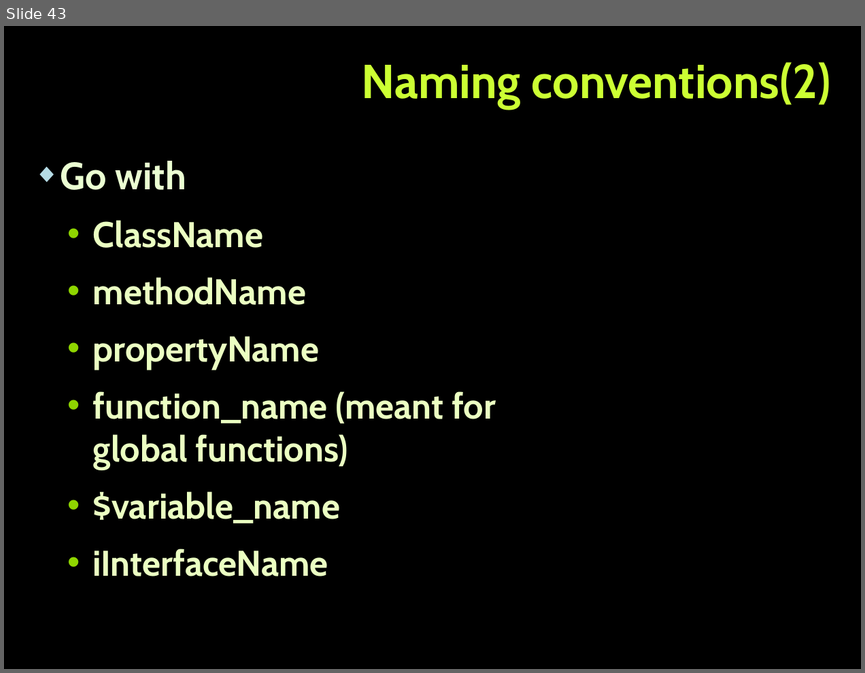
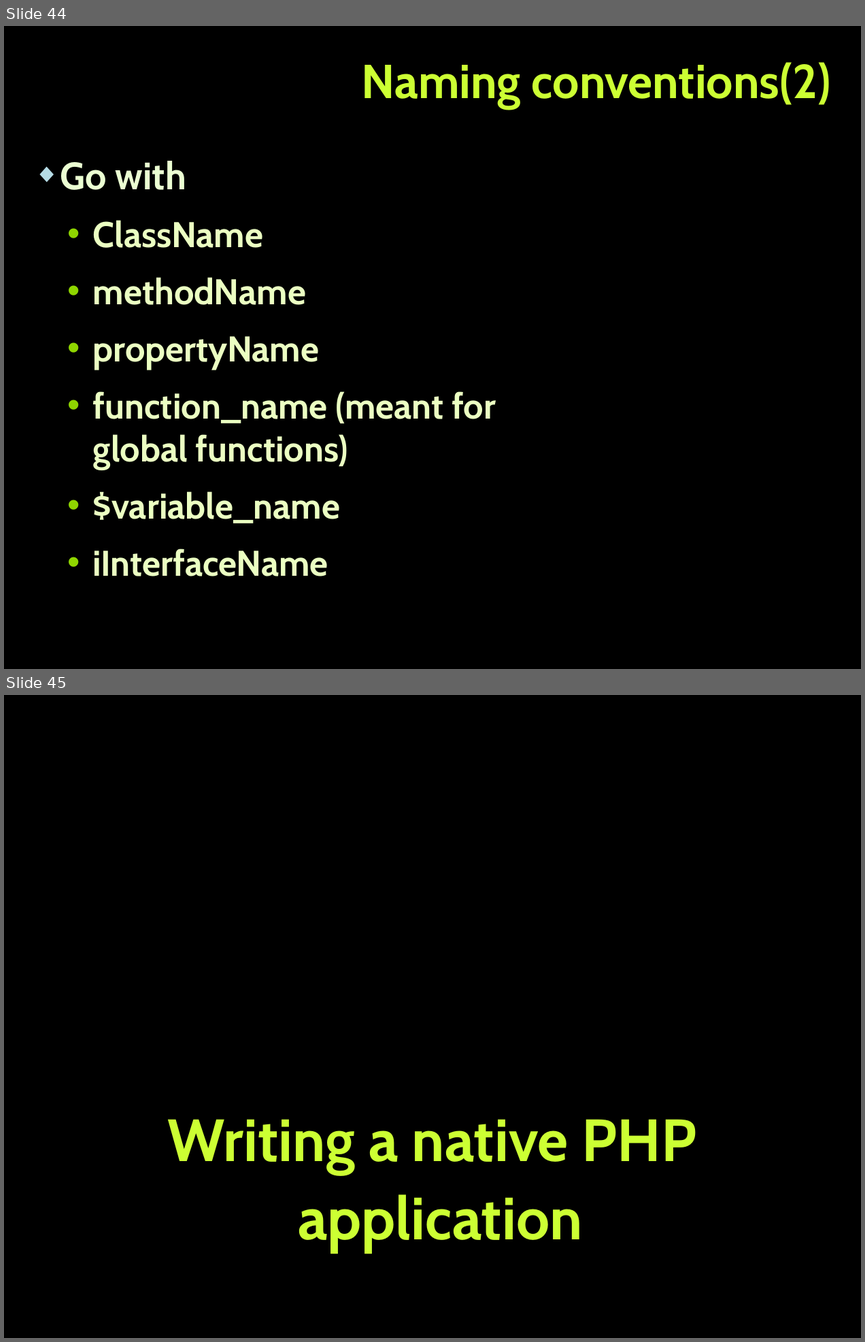
Before and after one commit to tanzhur/PHP_MVC-seminar, a slide deck: PHP_MVC.pptx. Shown one above the other, each under a label of ours: slide 43 before the commit, slides 44 and 45 after it. The pictures are 865x673 and 865x1342 pixels, drawn with LibreOffice and Linux fonts; fonts in the diff are those of the drawing; background and template pictures are left out. Boxes give left, top, right and bottom in pixels: in the first picture for what was removed or moved away, otherwise in the second. Text is boxed around its words. In the diff, an @@ line names an element or a change of style, - is before the commit and + after.

Commit message:
Native part of lecture finished
The native part of the presentation is done!

```diff
--- a/PHP_MVC.pptx
+++ b/PHP_MVC.pptx
@@ slide 45 added at bbox=[4, 695, 861, 1338], background picture (left out) @@
@@ title added at bbox=[168, 1119, 696, 1253], 50 pt, text #CCFF33, bold @@
+Writing a native PHP application
@@ what was slide 43 is now slide 44 @@
```
Also in this commit, not shown: 1 slide changed, 8 other slides added, 1 other file.
